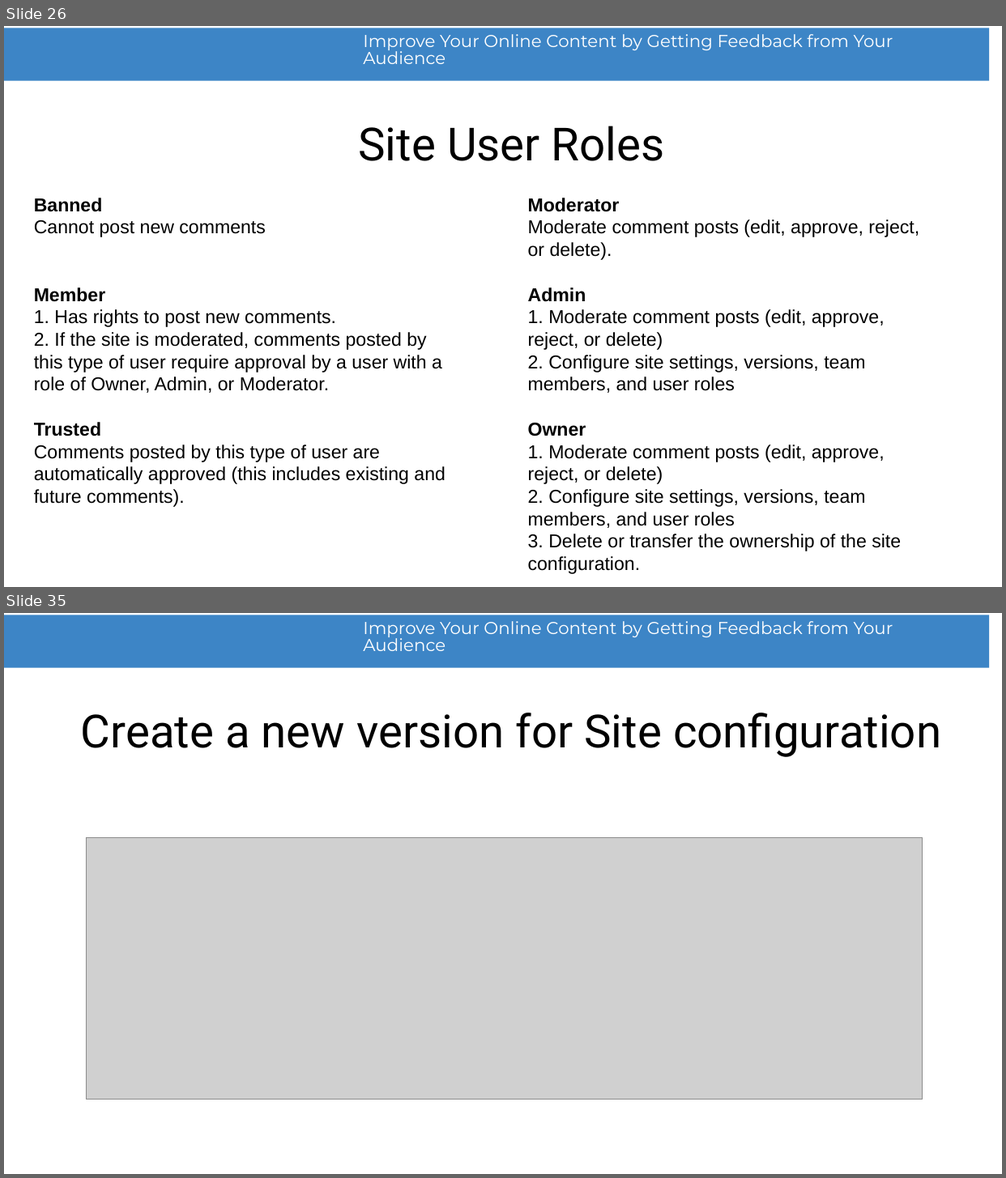
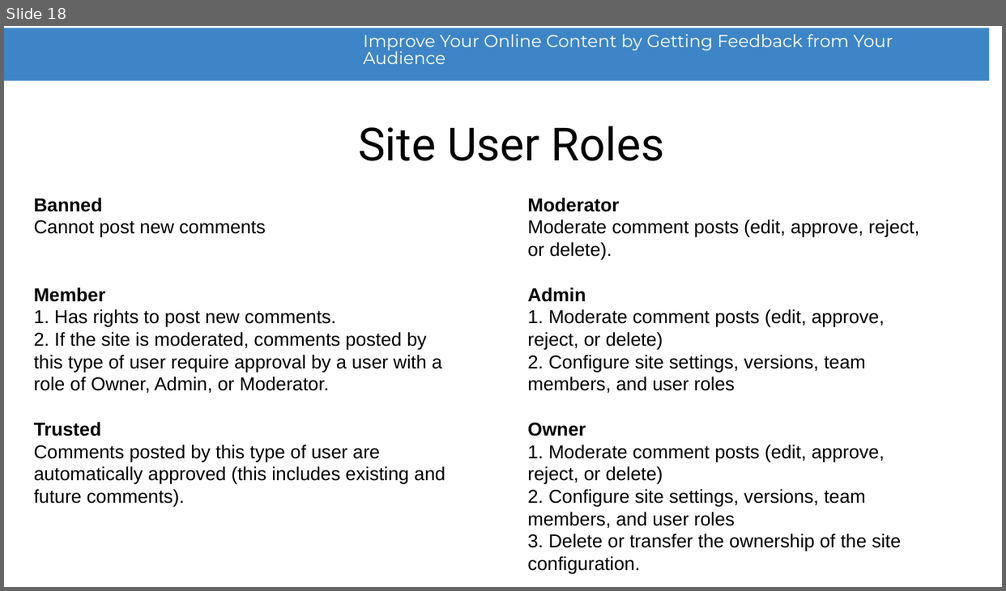
Before and after one commit to radu-pisoi/feedback-presentation, a slide deck: presentation/feedback-demo.odp. Shown one above the other, each under a label of ours: slides 26 and 35 before the commit, slide 18 after it; the slides between them are not shown. The pictures are 1006x1178 and 1006x591 pixels, drawn with LibreOffice and Linux fonts; fonts in the diff are those of the drawing; grey boxes stand for pictures; background and template pictures are left out. Boxes give left, top, right and bottom in pixels: in the first picture for what was removed or moved away, otherwise in the second. Text is boxed around its words. In the diff, an @@ line names an element or a change of style, - is before the commit and + after.

```diff
--- a/presentation/feedback-demo.odp
+++ b/presentation/feedback-demo.odp
@@ slide 35 removed at bbox=[4, 613, 1002, 1174], background #FFFFFF; not listed: 2 template elements that a slide beside it also shows @@
@@ title removed at bbox=[81, 713, 941, 757] @@
-Create a new version for Site configuration
@@ picture removed at bbox=[87, 838, 923, 1100] @@
@@ what was slide 26 is now slide 18 @@
```
Also in this commit, not shown: 8 slides changed, 3 slides added, 9 other slides removed, 1 other file.
